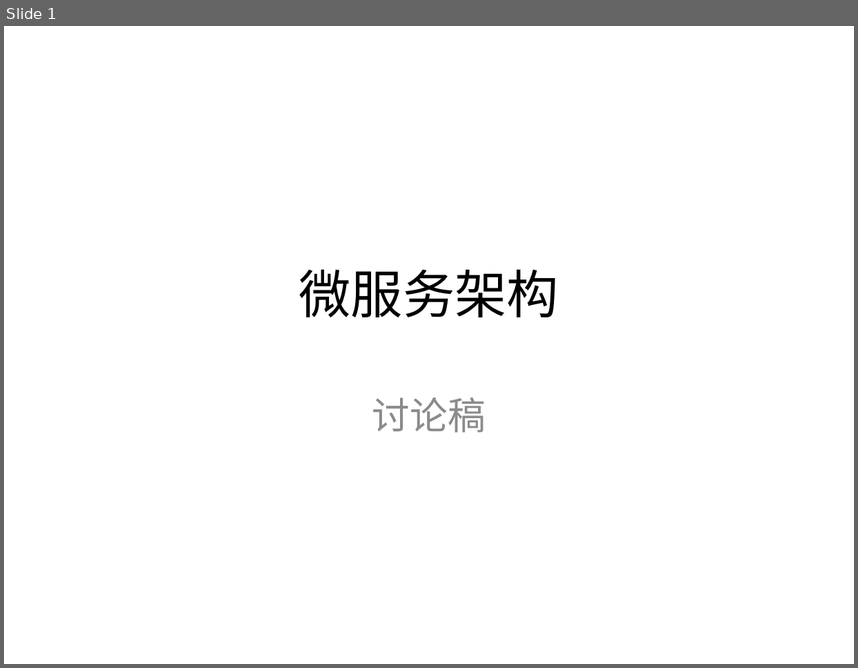
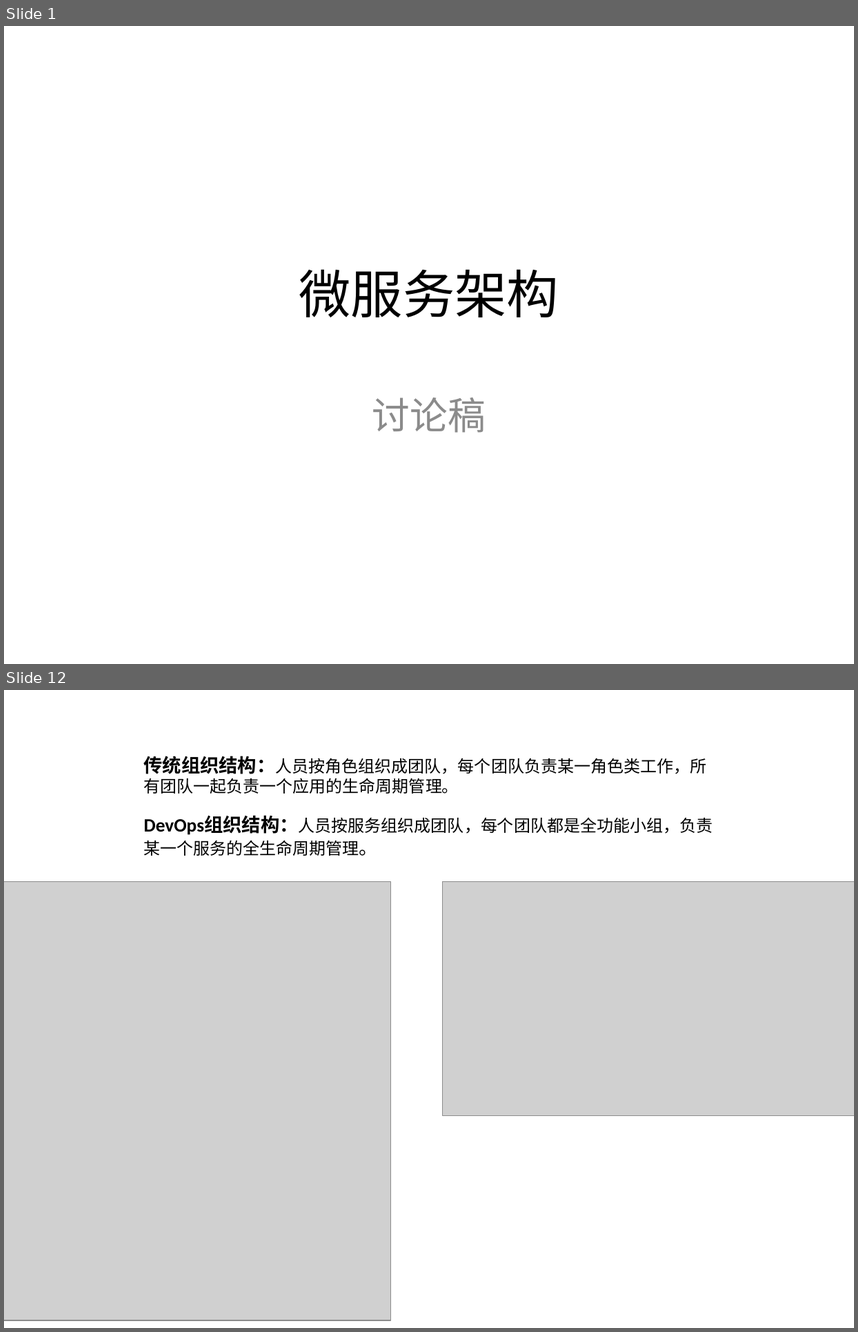
Before and after one commit to titilink/titilink-doc, a slide deck: docs/微服务架构.pptx. Shown one above the other, each under a label of ours: slide 1 before the commit, slides 1 and 12 after it; the slides between them are not shown. The pictures are 858x668 and 858x1332 pixels, drawn with LibreOffice and Linux fonts; fonts in the diff are those of the drawing; grey boxes stand for pictures; background and template pictures are left out. Boxes give left, top, right and bottom in pixels: in the first picture for what was removed or moved away, otherwise in the second. Text is boxed around its words. In the diff, an @@ line names an element or a change of style, - is before the commit and + after.

```diff
--- a/docs/微服务架构.pptx
+++ b/docs/微服务架构.pptx
@@ slide 12 added at <box>4,690,854,1328</box>, background #FFFFFF @@
@@ text added at <box>144,756,707,793</box>, 14 pt, text #000000 @@
+传统组织结构：人员按角色组织成团队，每个团队负责某一角色类工作，所有团队一起负责一个应用的生命周期管理。
@@ text added at <box>144,816,713,856</box>, 14 pt, text #000000 @@
+DevOps组织结构：人员按服务组织成团队，每个团队都是全功能小组，负责某一个服务的全生命周期管理。
@@ picture added at <box>4,881,391,1320</box> @@
@@ picture added at <box>443,881,854,1115</box> @@
```
Also in this commit, not shown: 6 slides changed, 6 other slides added, 3 other files.
